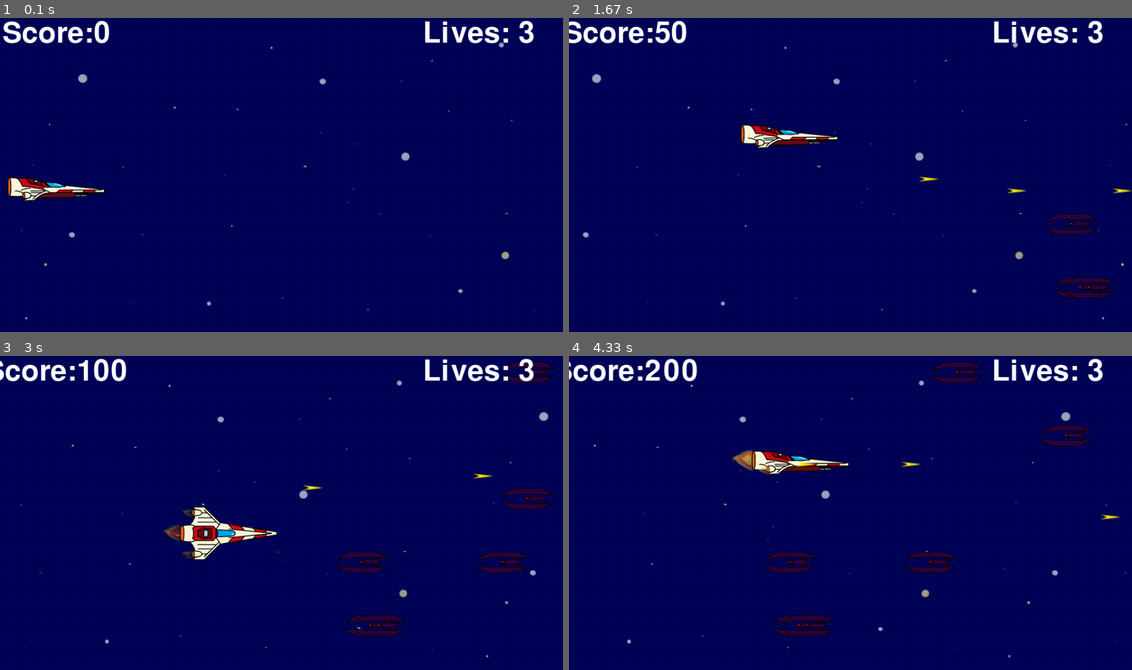
Above: before the commit, frames 1-4 (two rows, left to right).
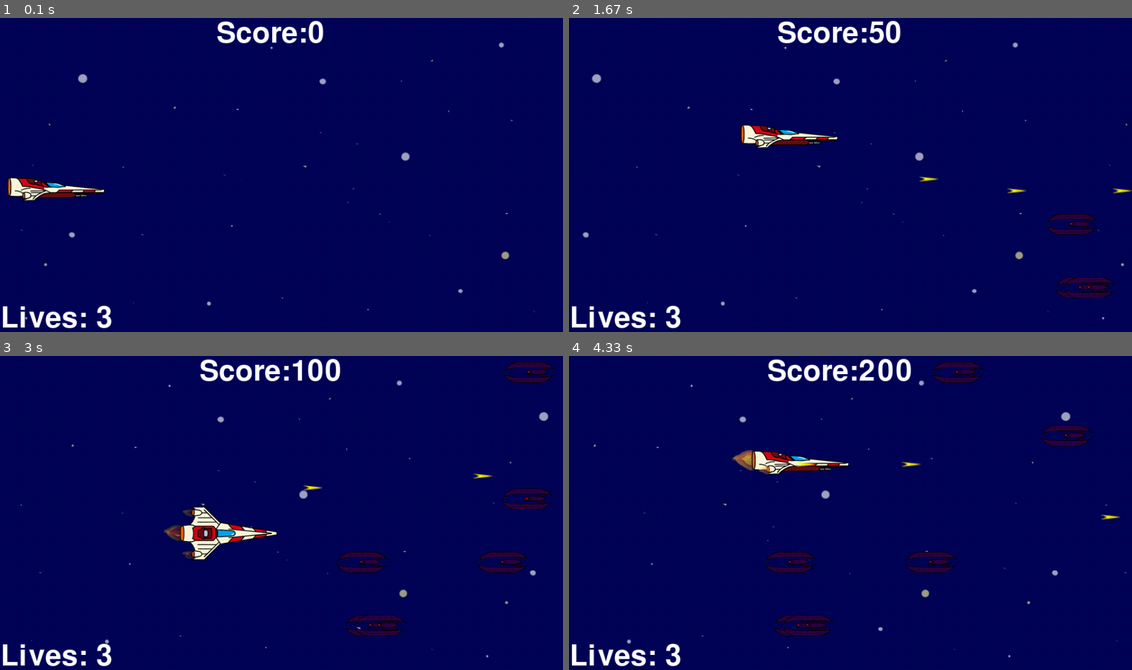
Above: after the commit, the same moments.

Repository: Demi-hero/UoN_Game_Project
Game: pygame game, started from Main.py
Two runs of this game, one before a commit and one after it. Both use one fixed random seed, a clock stepped at 60 frames per second and the inputs below.
Inputs (mouse positions are in pixels of both pictures, inside the frame that each line leads up to):
- Up to frame 1 (0.1 s): no input
- Up to frame 2 (1.67 s): hold Space 0.33-0.8 s; hold Right 0.33-0.8 s; move the mouse to (827, 190) at 0.37 s; hold Right 0.83-1.3 s; move the mouse to (1030, 168) at 0.87 s; tap Space at 0.9, 1.2, 1.4 s; hold Up 1.33-1.63 s; move the mouse to (715, 178) at 1.37 s
- Up to frame 3 (3 s): hold Right 1.67-2.13 s; move the mouse to (106, 465) at 1.7 s; tap Space at 1.73, 2.03, 2.23, 2.53, 2.8 s; hold Left 2.17-2.7 s; move the mouse to (365, 403) at 2.2 s; hold Down from 2.73 s (still down); move the mouse to (349, 541) at 2.77 s
- Up to frame 4 (4.33 s): release Down at 3.03 s; hold Left 3.07-3.47 s; move the mouse to (861, 409) at 3.1 s; tap Space at 3.13, 3.43, 3.57, 3.97, 4.27 s; hold Up 3.5-3.87 s; move the mouse to (647, 506) at 3.53 s; hold Right from 3.9 s (still down); move the mouse to (856, 547) at 3.93 s

The runs differ from the first frame. In frame 1, 2.5% of the frame differs, in the area x 0-95%, y 0-99%; in frame 2, 2.7%; in frame 3, 2.8%; in frame 4, 2.9%.

Commit message:
High_Score Update
Changed Sprites file to Game Data file

Implimented a High Score for the highest scoring player

Removed holdover files from Cat-astophe

Diff:
--- a/Sprites.py
+++ b/Game_Data.py
@@ -5,7 +5,7 @@
 WIDTH = 960
 HEIGHT = 540
 BORDER = 10
-
+HS_FILE = "highscore.txt"
 
 class Background:
     bg1 = pyg.image.load(os.path.join("images", "background.jpg"))
--- a/Main.py
+++ b/Main.py
@@ -5,7 +5,6 @@
 ToDo:
     Make it stop on the edges / game over on the edge
     Make a Start screen
-        Press KEY to play : Can be implimented from current code
         Credits?
         Different Music?
     Make a Game Over Screen
@@ -17,7 +16,7 @@
 
 import pygame as pyg
 import event_handler as EH
-import Sprites
+import Game_Data
 from random import randint
 
 class App(EH.HandleEvent):
@@ -27,7 +26,7 @@
         self._display_surf = None
         self._image_surf = None
         self._backgroud_image = None
-        self.size = self.width, self.height = Sprites.WIDTH, Sprites.HEIGHT
+        self.size = self.width, self.height = Game_Data.WIDTH, Game_Data.HEIGHT
         self.black = (0,0,0)
         self.white = (255,255,255)
         self.xpos_change = 0
@@ -36,11 +35,11 @@
         self.score = 0
         self.lives = 0
         self.paused = False
-        # self.load_data()  # do we want to define this in sprites /  Game Data as opposed to Event handler?
 
     # do on initialisation
     def on_init(self):
         pyg.init()
+
         self._display_surf = pyg.display.set_mode(self.size,
                                                      pyg.HWSURFACE)
         # sets the window name
@@ -49,44 +48,46 @@
 
         # this is how I manage the frames per second
         self.clock = pyg.time.Clock()
+        self.load_data()
+
+
 
         # loads the images in to the related image_surf variable
-#        self._backgroud_image = Sprites.background.background
-        self._image_surf = Sprites.player1.ship
-        self.player_xpos = Sprites.BORDER
-        self.player_ypos = Sprites.HEIGHT // 2
+        self._image_surf = Game_Data.player1.ship
+        self.player_xpos = Game_Data.BORDER
+        self.player_ypos = Game_Data.HEIGHT // 2
         self._player_hitbox = pyg.Rect(self.player_xpos, self.player_ypos,
-                                       Sprites.player1.ln, Sprites.player1.ht)
+                                       Game_Data.player1.ln, Game_Data.player1.ht)
         return True
 
     # what to do after this event loop
     def on_loop(self):
         # player changes
-        if self.player_xpos > self.width - Sprites.player1.ln or self.player_xpos < 0:
+        if self.player_xpos > self.width - Game_Data.player1.ln or self.player_xpos < 0:
             self.player_xpos -= (2*self.xpos_change)
         else:
             self.player_xpos += self.xpos_change
-        if self.player_ypos > self.height - Sprites.player1.ht or self.player_ypos < 0:
+        if self.player_ypos > self.height - Game_Data.player1.ht or self.player_ypos < 0:
             self.player_ypos -= (2*self.ypos_change)
         else:
             self.player_ypos += self.ypos_change
         self._player_hitbox = pyg.Rect(self.player_xpos, self.player_ypos,
-                                       Sprites.player1.ln, Sprites.player1.ht)
+                                       Game_Data.player1.ln, Game_Data.player1.ht)
 
         # y-axis loop animation counter control
-        if Sprites.player1.flight_y + 1 >= 9:
-            Sprites.player1.flight_y = 0
+        if Game_Data.player1.flight_y + 1 >= 9:
+            Game_Data.player1.flight_y = 0
 
         # x-axis loop animation counter control
-        if Sprites.player1.flight_x + 1 >= 9:
-            Sprites.player1.flight_x = 0
+        if Game_Data.player1.flight_x + 1 >= 9:
+            Game_Data.player1.flight_x = 0
 
         # bullet changes
-        for bullet in Sprites.clip:
+        for bullet in Game_Data.clip:
             if bullet.alive and not self.paused:
                 bullet.x += bullet.vx
                 bullet.hitbox = pyg.Rect(bullet.x, bullet.y, bullet.ln, bullet.ht)
-            if bullet.x > Sprites.WIDTH:
+            if bullet.x > Game_Data.WIDTH:
                 bullet.alive = False
             if not bullet.alive:
                 bullet.x = 0
@@ -94,11 +95,11 @@
                 bullet.hitbox = pyg.Rect(bullet.x, bullet.y, bullet.ln, bullet.ht)
 
         # swarm updates
-        for alien in Sprites.swarm:
+        for alien in Game_Data.swarm:
             spawn_rate = 1
             if randint(1, 100) <= spawn_rate:
                 alien.spawn()
-            for bullet in Sprites.clip:
+            for bullet in Game_Data.clip:
                 if alien.hitbox.colliderect(bullet.hitbox):
                     alien.alive = False
                     bullet.alive = False
@@ -112,7 +113,7 @@
                 alien.alive = False
                 self.score -= 50
             if not alien.alive:
-                alien.x = Sprites.WIDTH + 10
+                alien.x = Game_Data.WIDTH + 10
                 alien.y = 0
                 alien.hitbox = pyg.Rect(alien.x, alien.y, alien.ln, alien.ht)
 
@@ -120,42 +121,40 @@
     def on_render(self):
         if not self.paused:
             self._display_surf.fill(self.white)
-            self._display_surf.blit(Sprites.background.bg1, (Sprites.background.bg1_x, 0))
-            self._display_surf.blit(Sprites.background.bg2, (Sprites.background.bg2_x, 0))
-
-            if Sprites.player1.updown:
-                self._display_surf.blit(Sprites.player1.shiptop[Sprites.player1.flight_y//3],
+            self._display_surf.blit(Game_Data.background.bg1, (Game_Data.background.bg1_x, 0))
+            self._display_surf.blit(Game_Data.background.bg2, (Game_Data.background.bg2_x, 0))
+            self.message_display("Score:{}".format(self.score), 0.05, 0.48)
+            self.message_display("Lives: {}".format(self.lives), 0.95, .1)
+            if Game_Data.player1.updown:
+                self._display_surf.blit(Game_Data.player1.shiptop[Game_Data.player1.flight_y//3],
                                         (self.player_xpos, self.player_ypos))
-                Sprites.player1.flight_y += 1
+                Game_Data.player1.flight_y += 1
 
             # animate thrust on left or right
-            elif Sprites.player1.leftright:
-                self._display_surf.blit(Sprites.player1.shipside[Sprites.player1.flight_x//3],
+            elif Game_Data.player1.leftright:
+                self._display_surf.blit(Game_Data.player1.shipside[Game_Data.player1.flight_x//3],
                                         (self.player_xpos, self.player_ypos))
-                Sprites.player1.flight_x += 1
+                Game_Data.player1.flight_x += 1
             else:
                 self._display_surf.blit(self._image_surf, (self.player_xpos,
                                                        self.player_ypos))
 
 
-            for bullet in Sprites.clip:
+            for bullet in Game_Data.clip:
                 if bullet.alive:
                     self._display_surf.blit(bullet.bull, (bullet.x, bullet.y))
-            for alien in Sprites.swarm:
+            for alien in Game_Data.swarm:
                 if alien.alive:
                     self._display_surf.blit(alien.ship, (alien.x, alien.y))
-            self.message_display("Score:{}".format(self.score), 0.05, 0.1)
-            self.message_display("Lives: {}".format(self.lives), 0.05, .85)
             self.clock.tick(60)
             pyg.display.flip()
 
-            Sprites.background.bg1_x -= 1
-            Sprites.background.bg2_x -= 1
-
-            if Sprites.background.bg1_x <= -1 * Sprites.background.bg1.get_width():
-                Sprites.background.bg1_x = Sprites.background.bg2_x + Sprites.background.bg2.get_width()
-            if Sprites.background.bg2_x <= -1 * Sprites.background.bg2.get_width():
-                Sprites.background.bg2_x = Sprites.background.bg1_x + Sprites.background.bg1.get_width()
+            Game_Data.background.bg1_x -= 1
+            Game_Data.background.bg2_x -= 1
+            if Game_Data.background.bg1_x <= -1 * Game_Data.background.bg1.get_width():
+                Game_Data.background.bg1_x = Game_Data.background.bg2_x + Game_Data.background.bg2.get_width()
+            if Game_Data.background.bg2_x <= -1 * Game_Data.background.bg2.get_width():
+                Game_Data.background.bg2_x = Game_Data.background.bg1_x + Game_Data.background.bg1.get_width()
     # what to do when clearing images
     def on_cleanup(self):
         pyg.quit()
--- a/event_handler.py
+++ b/event_handler.py
@@ -5,7 +5,8 @@
 """
 import pygame as pyg
 import time
-import Sprites
+import Game_Data
+from os import path
 
 
 class HandleEvent():
@@ -21,6 +22,17 @@
         textsurf, textrect = self.text_objects(text, largetext)
         textrect.center = (self.width * xloc), (self.height * yloc)
         self._display_surf.blit(textsurf, textrect)
+
+    def load_data(self):
+        try:
+            with open("highscore.txt", "r") as f:
+                self.high_score = int(f.read())
+        except FileNotFoundError:
+            self.high_score = 0
+            print("FnF error")
+        except ValueError:
+            print("Value Error")
+            self.high_score = 0
 
     def on_pause(self, minimised=0):
         if not self.paused:
@@ -41,26 +53,26 @@
     def on_key_down(self, event):
         if event.key == pyg.K_LEFT:
             self.xpos_change = -5
-            Sprites.player1.leftright = True
+            Game_Data.player1.leftright = True
         elif event.key == pyg.K_RIGHT:
             self.xpos_change = 5
-            Sprites.player1.leftright = True
+            Game_Data.player1.leftright = True
         elif event.key == pyg.K_DOWN:
             self. ypos_change = 5
-            Sprites.player1.updown = True
+            Game_Data.player1.updown = True
         elif event.key == pyg.K_UP:
             self.ypos_change = -5
-            Sprites.player1.updown = True
+            Game_Data.player1.updown = True
 
         elif event.key == pyg.K_SPACE:
             reload = 0
-            for bullet in Sprites.clip:
+            for bullet in Game_Data.clip:
                 if not bullet.alive:
                     bullet.fire(self.player_xpos, self.player_ypos)
                     reload = 5
                     break
                 if reload > 0:
-                    reoload -= 1
+                    reload -= 1
         elif event.key == pyg.K_p:
             self.on_pause()
         elif event.key == pyg.K_q:
@@ -70,10 +82,10 @@
     def on_key_up(self, event):
         if event.key == pyg.K_LEFT or event.key == pyg.K_RIGHT:
            self.xpos_change = 0
-           Sprites.player1.leftright = False
+           Game_Data.player1.leftright = False
         elif event.key == pyg.K_UP or event.key == pyg.K_DOWN:
             self.ypos_change = 0
-            Sprites.player1.updown = False
+            Game_Data.player1.updown = False
 
     def on_mouse_focus(self):
         pass
@@ -111,29 +123,43 @@
         self.lives -= 1
         if self.lives == 0:
             # play sad game over music
-            self.message_display("Game Over")
+            self._display_surf.blit(Game_Data.background.bg1, (Game_Data.background.bg1_x, 0))
+            self._display_surf.blit(Game_Data.background.bg2, (Game_Data.background.bg2_x, 0))
+            self.message_display("Game Over", 0.35)
+
+            if self.score > self.high_score:
+                self.high_score = self.score
+                self.message_display("NEW HIGH SCORE: {}!".format(self.score), .55)
+                with open("highscore.txt", "w") as f:
+                    f.write(str(self.score))
+
+            else:
+                self.message_display("Highscore: {}".format(self.high_score))
+                self.message_display("Your Score: {}".format(self.score), .55)
             self.message_display("Press any key to try again", .65)
             pyg.display.update()
             time.sleep(1.5)
             while True:
                 for event in pyg.event.get():
-                    if event.type == pyg.KEYDOWN:
+                    if event.type == pyg.QUIT:
+                        self.on_execute()
+                    elif event.type == pyg.KEYDOWN:
                         self.xpos_change = 0
                         self.ypos_change = 0
-                        for aliens in Sprites.swarm:
+                        for aliens in Game_Data.swarm:
                             aliens.alive = False
-                        for bullet in Sprites.clip:
+                        for bullet in Game_Data.clip:
                             bullet.alive = False
                         self.on_execute()
                         break
         else:
             # bad explosion noise / Oh god no
-            self.player_xpos = Sprites.BORDER
-            self.player_ypos = Sprites.HEIGHT // 2
-            for aliens in Sprites.swarm:
+            self.player_xpos = Game_Data.BORDER
+            self.player_ypos = Game_Data.HEIGHT // 2
+            for aliens in Game_Data.swarm:
                 aliens.alive = False
             self._player_hitbox = pyg.Rect(self.player_xpos, self.player_ypos,
-                                           Sprites.player1.ln, Sprites.player1.ht)
+                                           Game_Data.player1.ln, Game_Data.player1.ht)
 
     def on_exit(self):
         self._running = False
--- /dev/null
+++ b/highscore.txt
@@ -0,0 +1,3 @@
+Peter,3200
+Jes,1600
+Nate,800
Binary file removed: Single_Old_Hero.PNG
Not shown, removed: .gitattributes
Not shown, changed: .gitignore
